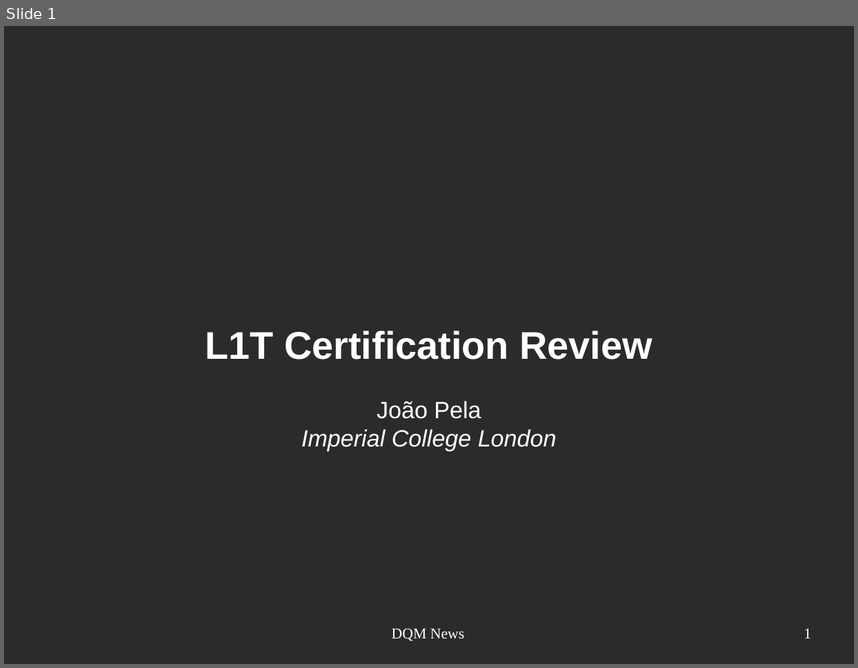
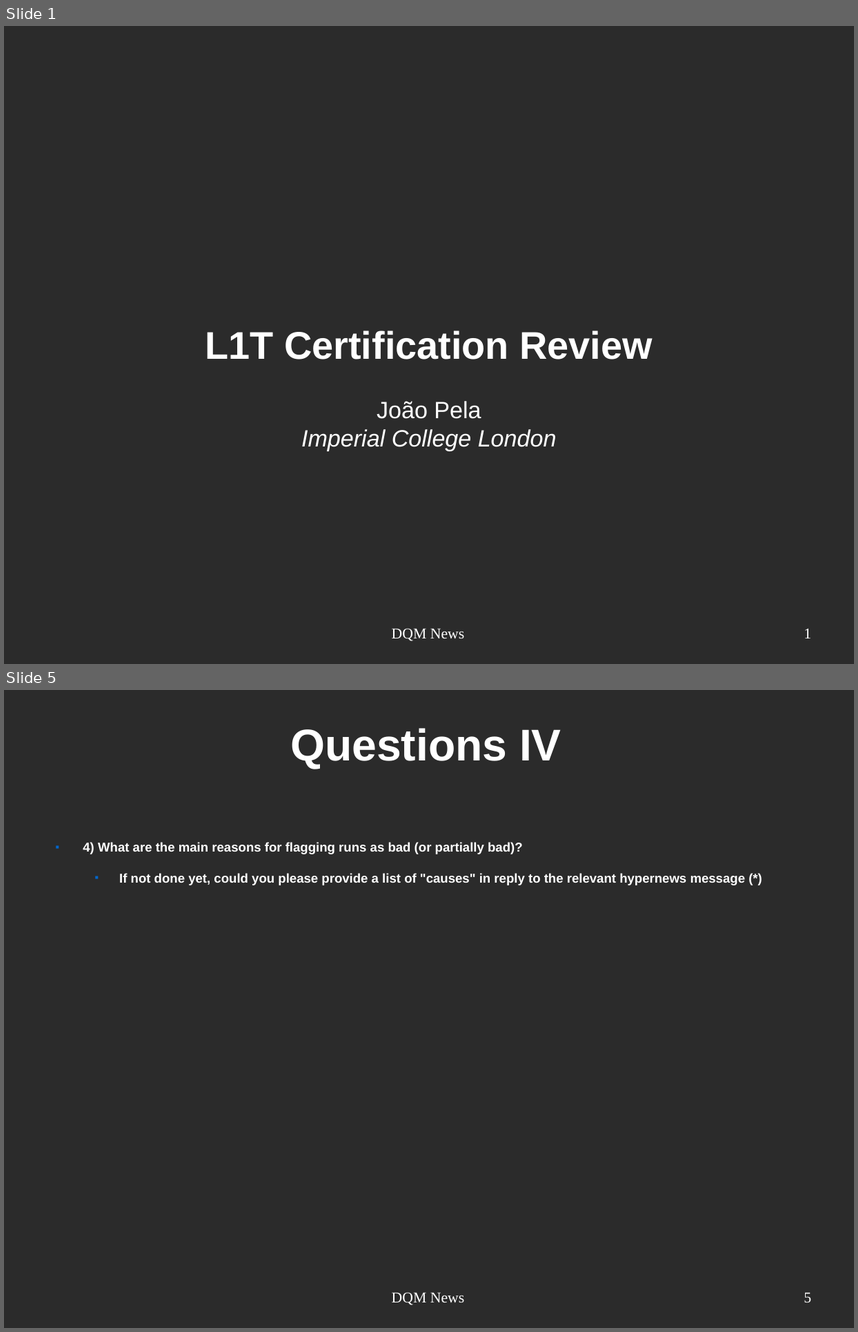
Before and after one commit to joaopela/WorkPresentations, a slide deck: cms/DQM_Meeting/2013-10-01/2013-10-01_DQMMeeting_JPela.odp. Shown one above the other, each under a label of ours: slide 1 before the commit, slides 1 and 5 after it; the slides between them are not shown. The pictures are 858x668 and 858x1332 pixels, drawn with LibreOffice and Linux fonts; fonts in the diff are those of the drawing; background and template pictures are left out; a plain dark background stands for a picture behind light text. Boxes give left, top, right and bottom in pixels: in the first picture for what was removed or moved away, otherwise in the second. Text is boxed around its words. In the diff, an @@ line names an element or a change of style, - is before the commit and + after.

Commit message:
Mores slides with questions to be answered added.

```diff
--- a/cms/DQM_Meeting/2013-10-01/2013-10-01_DQMMeeting_JPela.odp
+++ b/cms/DQM_Meeting/2013-10-01/2013-10-01_DQMMeeting_JPela.odp
@@ slide 5 added at bbox=[4, 690, 854, 1328], background picture (left out) @@
@@ title added at bbox=[290, 728, 562, 769], 41.4 pt, text #FFFFFF, bold @@
+Questions IV
@@ text added at bbox=[83, 842, 746, 885], 12 pt, text #FFFFFF, bold @@
+■ 4) What are the main reasons for flagging runs as bad (or partially bad)?
+  ■ If not done yet, could you please provide a list of "causes" in reply to the relevant hypernews message (*)
@@ text added at bbox=[392, 1292, 465, 1305], 14 pt, text #FFFFFF @@
+DQM News
@@ page number added at bbox=[804, 1292, 811, 1303], 14 pt, text #FFFFFF @@
+5
```
Also in this commit, not shown: 1 slide changed, 3 other slides added.
